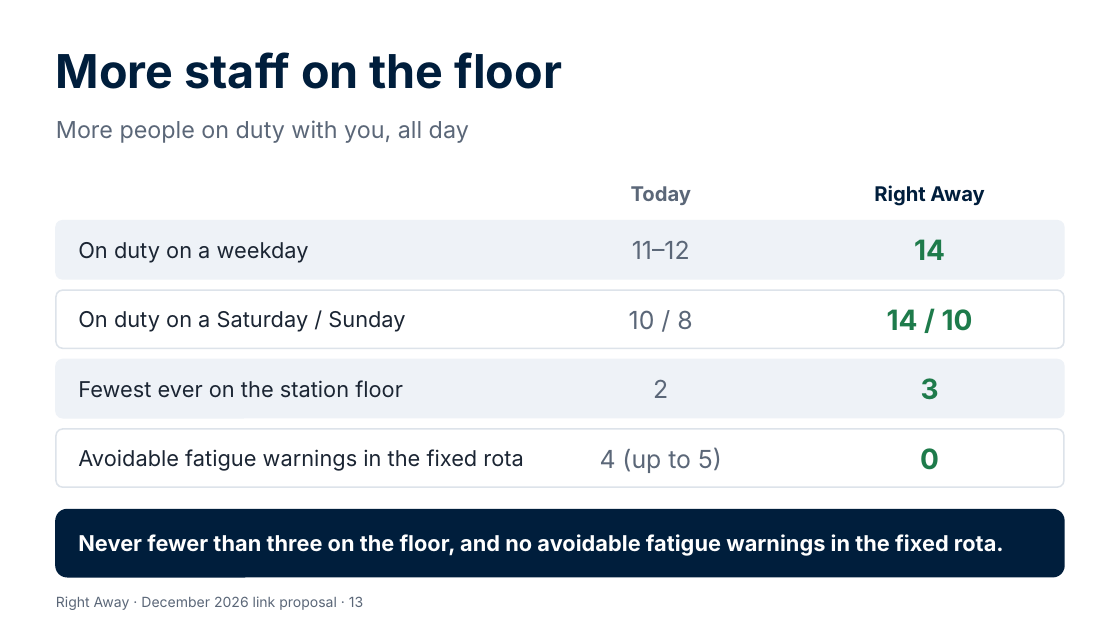
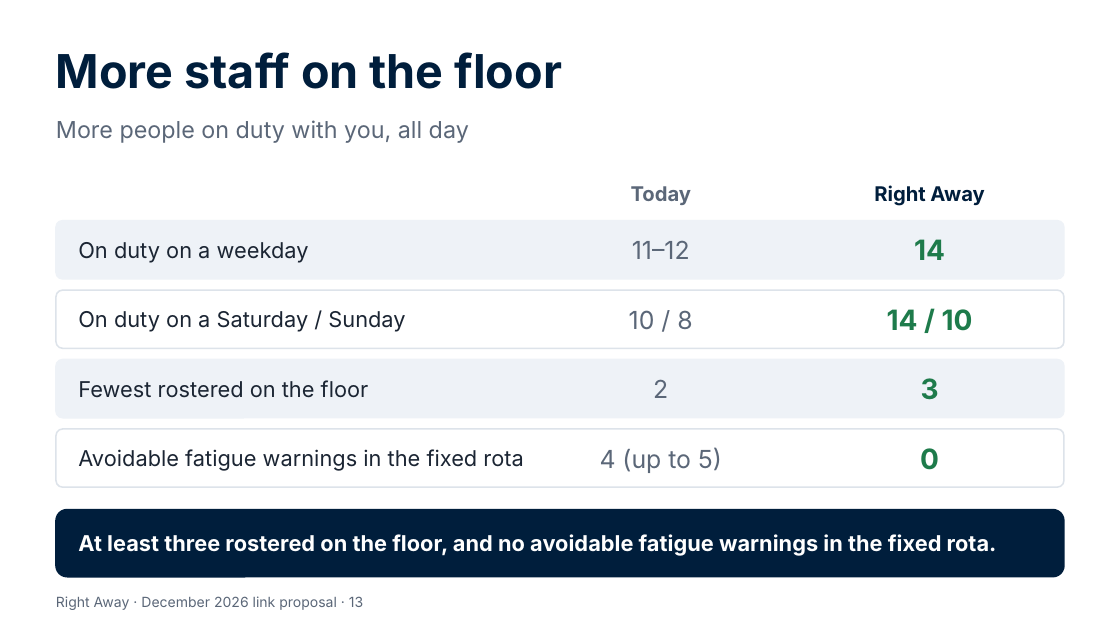
Before and after one commit to Garethdavidmiller/roster-app, a slide deck: slide 13 of docs/proposals/presentations/Right-Away-for-colleagues.pptx. Drawn at 1120x630 pixels with LibreOffice and Linux fonts; fonts in the diff are those of the drawing. Boxes give left, top, right and bottom in pixels: in the first picture for what was removed or moved away, otherwise in the second. Text is boxed around its words. In the diff, an @@ line names an element or a change of style, - is before the commit and + after.

```diff
--- a/docs/proposals/presentations/Right-Away-for-colleagues.pptx
+++ b/docs/proposals/presentations/Right-Away-for-colleagues.pptx
@@ text at box(78, 380, 369, 398): text changed @@
-Fewest ever on the station floor
+Fewest rostered on the floor
@@ text at box(78, 534, 997, 556): text changed @@
-Never fewer than three on the floor, and no avoidable fatigue warnings in the fixed rota.
+At least three rostered on the floor, and no avoidable fatigue warnings in the fixed rota.
```
Also in this commit, not shown: 2 other slides changed, 12 other files.
